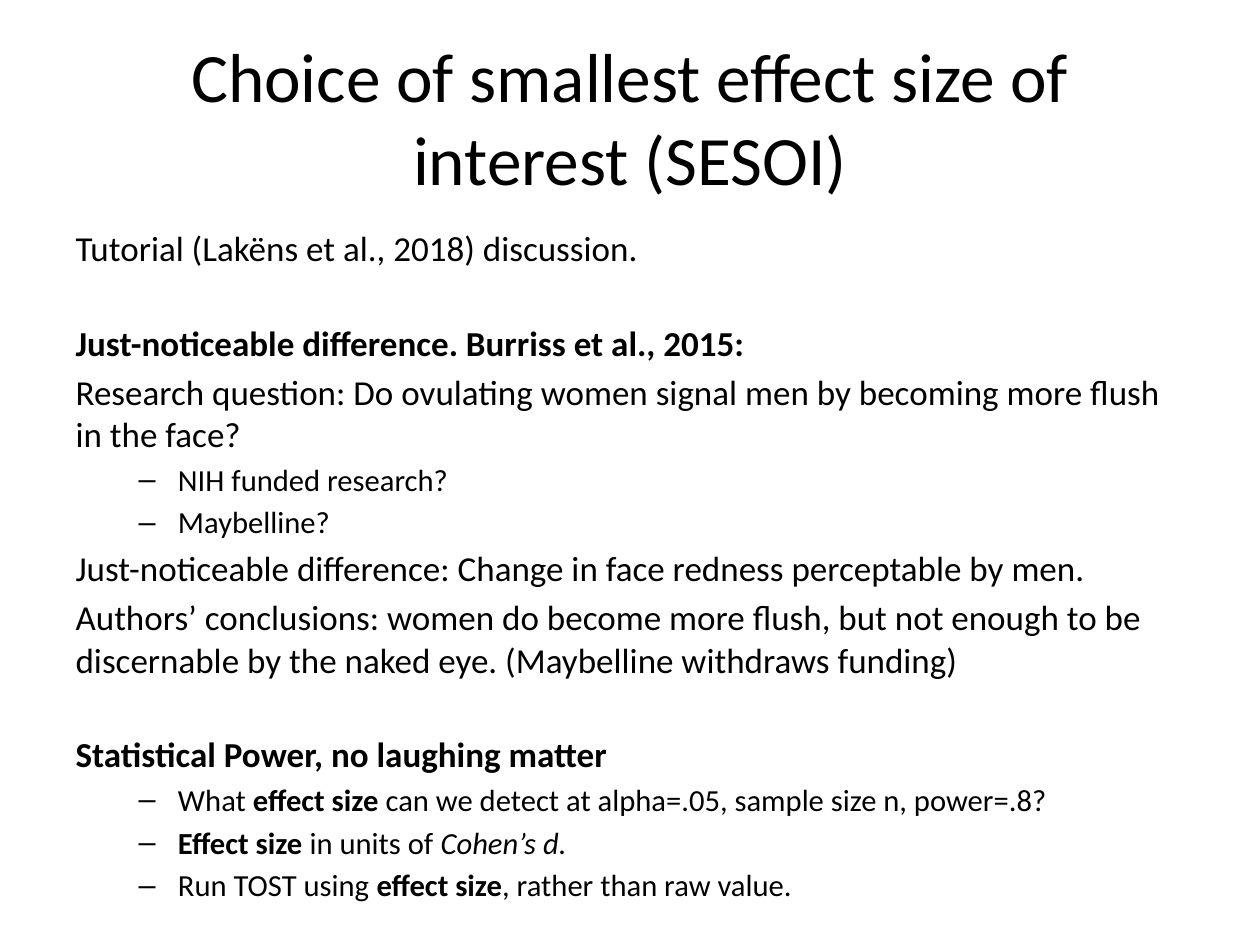
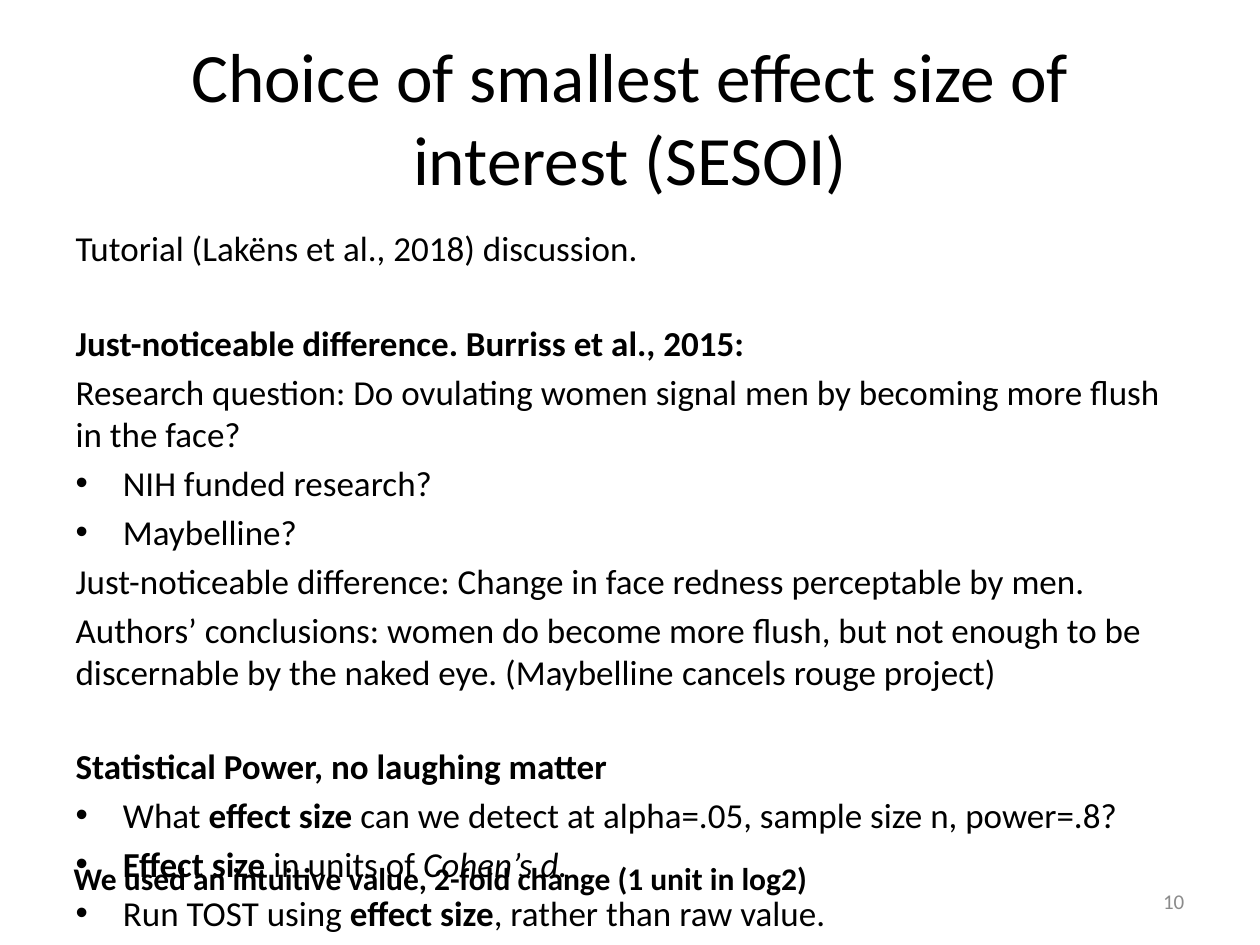
Before and after one commit to meekrob/stats_workshop_2020, a slide deck: slide 10 of adeline/Adeline_TOST_edit.pptx. Drawn at 1260x945 pixels with LibreOffice and Linux fonts; fonts in the diff are those of the drawing. Boxes give left, top, right and bottom in pixels: in the first picture for what was removed or moved away, otherwise in the second. Text is boxed around its words. In the diff, an @@ line names an element or a change of style, - is before the commit and + after.

```diff
--- a/adeline/Adeline_TOST_edit.pptx
+++ b/adeline/Adeline_TOST_edit.pptx
@@ text at [123,471,1116,932]: size 17.5 to 20 pt in "NIH funded research?", "Maybelline?", "What effect size can we detect at ...", "Effect size in units of Cohen’s d." and 1 more places; bullet – to •; list level 2 to 1 in "NIH funded research?"; list level 2 to 1 in "Maybelline?"; list level 2 to 1 in "What effect size can we ..."; list level 2 to 1 in "Effect size in units of ..."; list level 2 to 1 in "Run TOST using effect size, ..." @@
@@ text at [76,618,1141,691]: text changed @@
-Authors’ conclusions: women do become more flush, but not enough to be discernable by the naked eye. (Maybelline withdraws funding)
+Authors’ conclusions: women do become more flush, but not enough to be discernable by the naked eye. (Maybelline cancels rouge project)
@@ text added at [74,864,611,896], 18 pt, text #000000, bold @@
+We used an intuitive value, 2-fold change (1 unit in log2)
@@ page number added at [1163,895,1184,909], 12 pt, text #8C8C8C @@
+10
```
Also in this commit, not shown: 9 other slides changed, 1 slide added.
